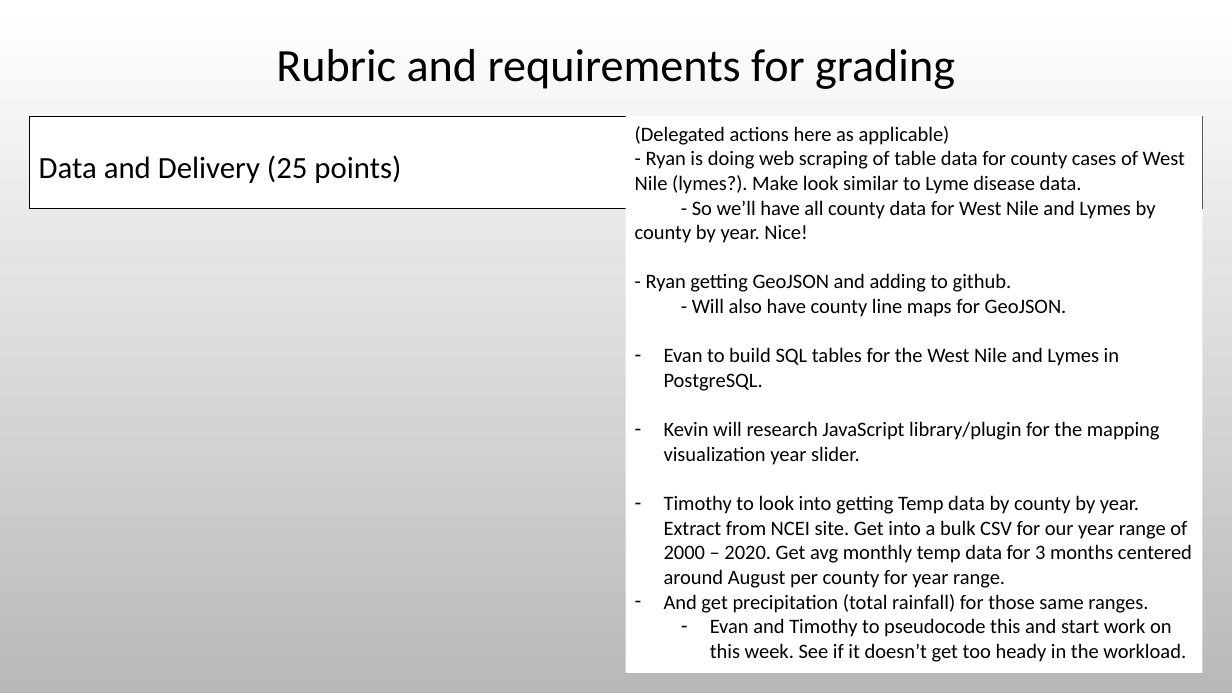
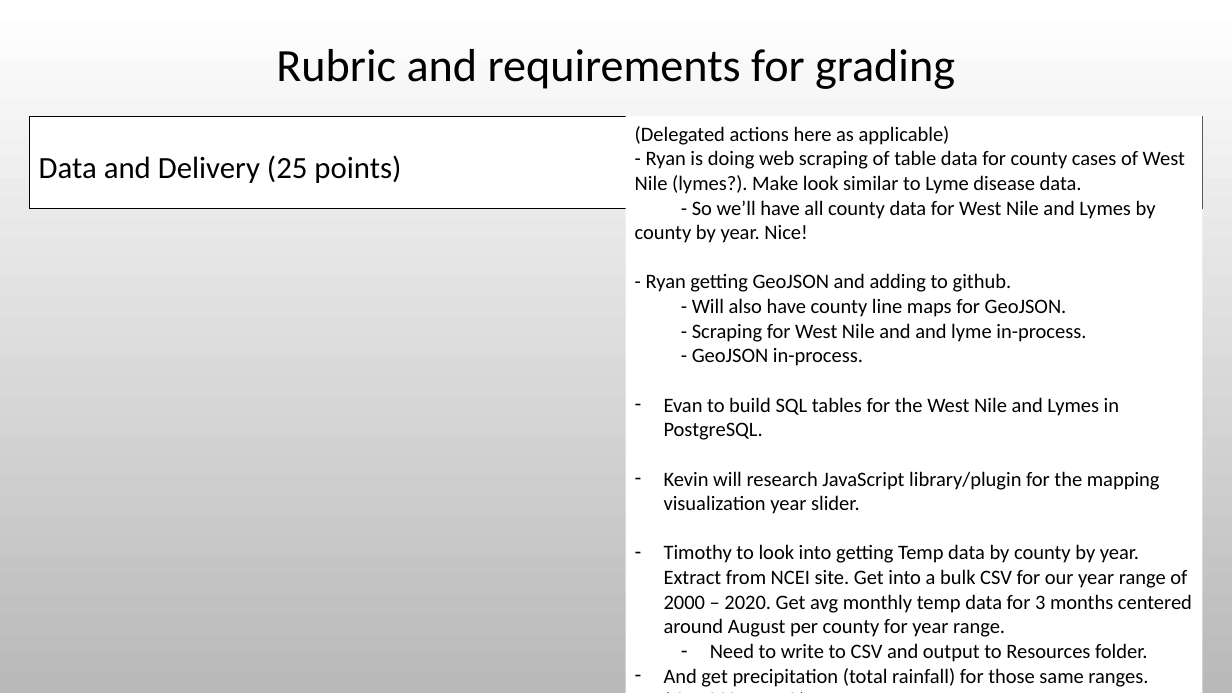
Before and after one commit to Evdawg/Project_3_Mosquito-borne_Diseases, a slide deck: slide 5 of Project_3_outline.pptx (slide 4 before the commit). Drawn at 1232x693 pixels with LibreOffice and Linux fonts; fonts in the diff are those of the drawing; background and template pictures are left out. Boxes give left, top, right and bottom in pixels: in the first picture for what was removed or moved away, otherwise in the second. Text is boxed around its words. In the diff, an @@ line names an element or a change of style, - is before the commit and + after.

```diff
--- a/Project_3_outline.pptx
+++ b/Project_3_outline.pptx
@@ rectangle "(Delegated actions here as applicable)": place and size @@
-rectangle "(Delegated actions here as applicable)" at [626, 116, 1202, 673]
+rectangle "(Delegated actions here as applicable)" at [626, 116, 1202, 693]
@@ text in rectangle at [692, 323, 1086, 366]: paragraphs added @@
+- Scraping for West Nile and and lyme in-process.
+- GeoJSON in-process.
@@ text in rectangle at [664, 643, 1148, 687]: text changed @@
-– And get precipitation (total rainfall) for those same ranges.
-  – Evan and Timothy to pseudocode this and start work on this week. See if it doesn’t get too heady in the workload.
+  – Need to write to CSV and output to Resources folder.
+– And get precipitation (total rainfall) for those same ranges. (should be quick)
```
Also in this commit, not shown: 1 other slide changed, 1 slide added, 1 other file.
